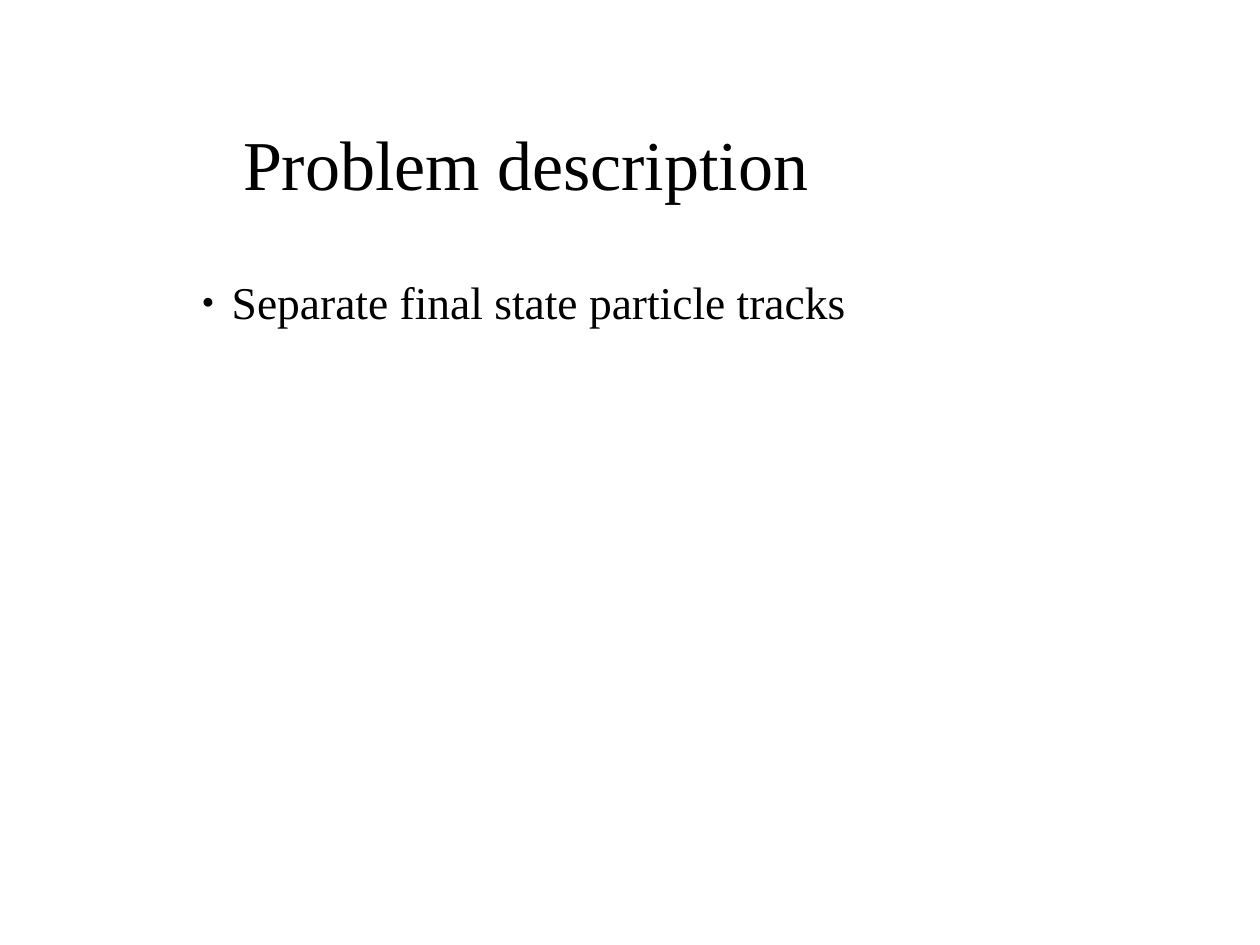
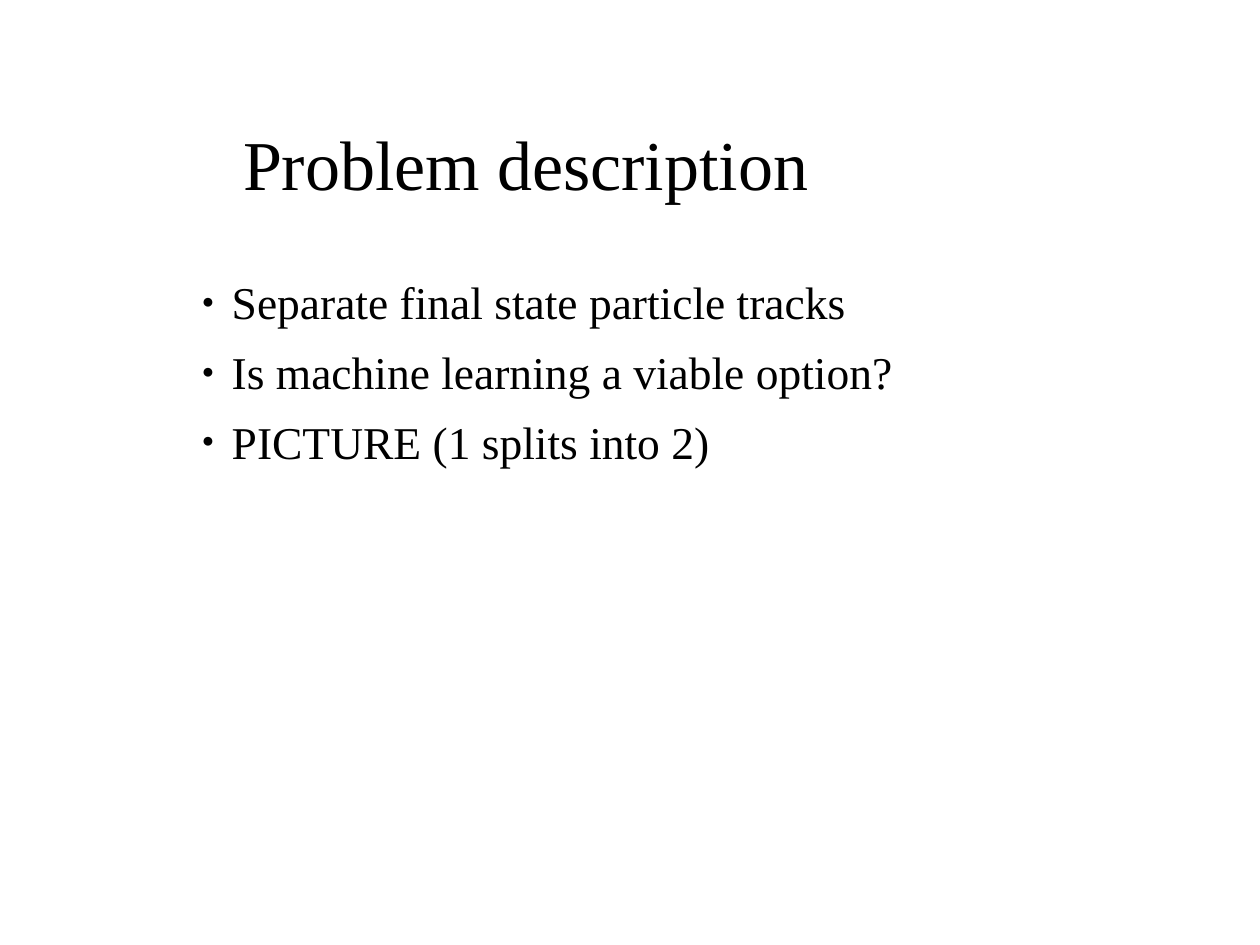
Before and after one commit to aaaaarvi/Projektarbete17, a slide deck: slide 5 of presentation/presentation.odp. Drawn at 1260x945 pixels with LibreOffice and Linux fonts; fonts in the diff are those of the drawing; background and template pictures are left out. Boxes give left, top, right and bottom in pixels: in the first picture for what was removed or moved away, otherwise in the second. Text is boxed around its words. In the diff, an @@ line names an element or a change of style, - is before the commit and + after.

```diff
--- a/presentation/presentation.odp
+++ b/presentation/presentation.odp
@@ text at (232, 357, 892, 467): paragraphs added @@
+● Is machine learning a viable option?
+● PICTURE (1 splits into 2)
```
Also in this commit, not shown: 5 other slides changed, 1 slide added, 1 slide removed.
